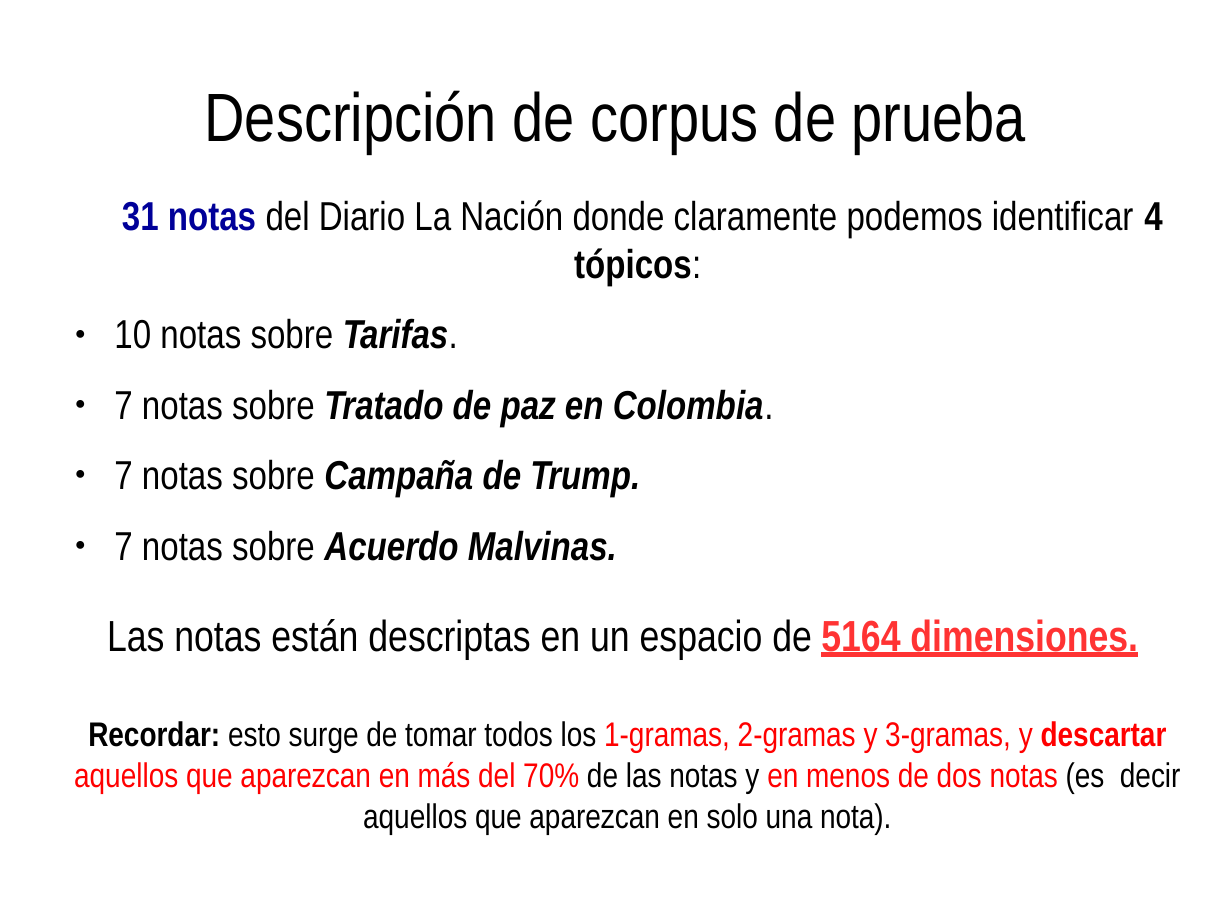
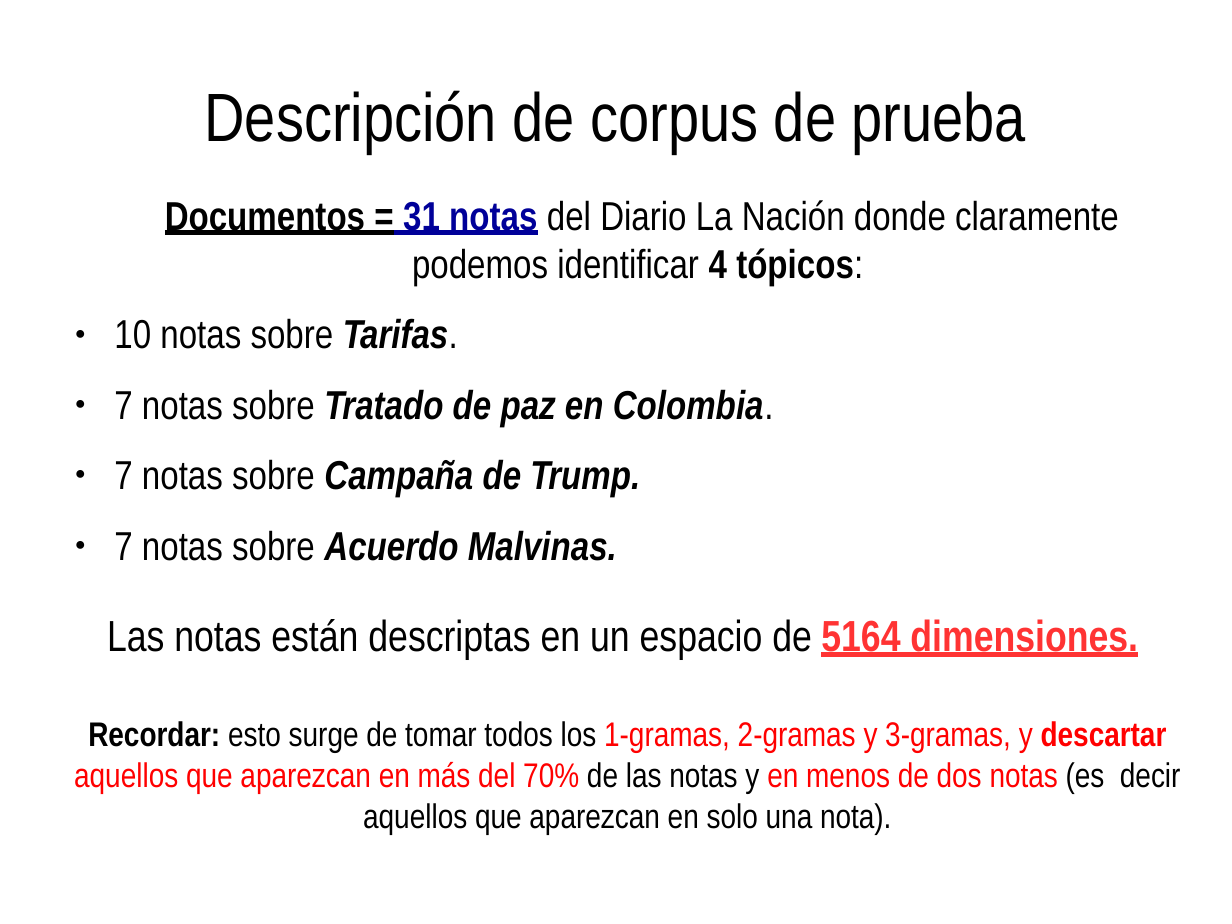
Before and after one commit to spinto88/Analisis_notas, a slide deck: slide 12 of Presentacion_analisis.odp. Drawn at 1232x924 pixels with LibreOffice and Linux fonts; fonts in the diff are those of the drawing. Boxes give left, top, right and bottom in pixels: in the first picture for what was removed or moved away, otherwise in the second. Text is boxed around its words. In the diff, an @@ line names an element or a change of style, - is before the commit and + after.

```diff
--- a/Presentacion_analisis.odp
+++ b/Presentacion_analisis.odp
@@ text at (165,200,1119,286): text changed @@
-31 notas del Diario La Nación donde claramente podemos identificar 4 tópicos:
+Documentos = 31 notas del Diario La Nación donde claramente podemos identificar 4 tópicos:
```
Also in this commit, not shown: 9 other slides changed, 6 slides added, 9 other files.
